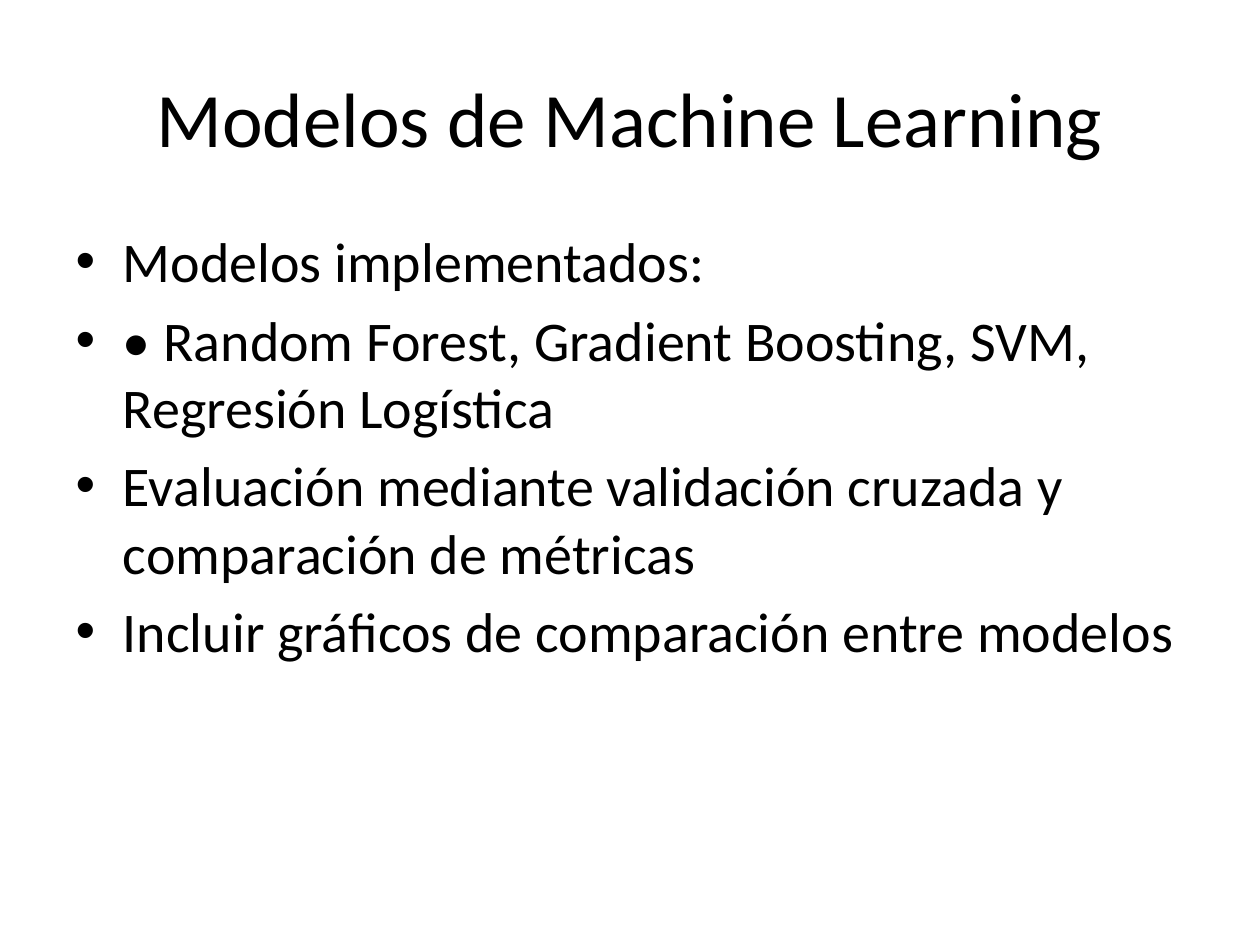
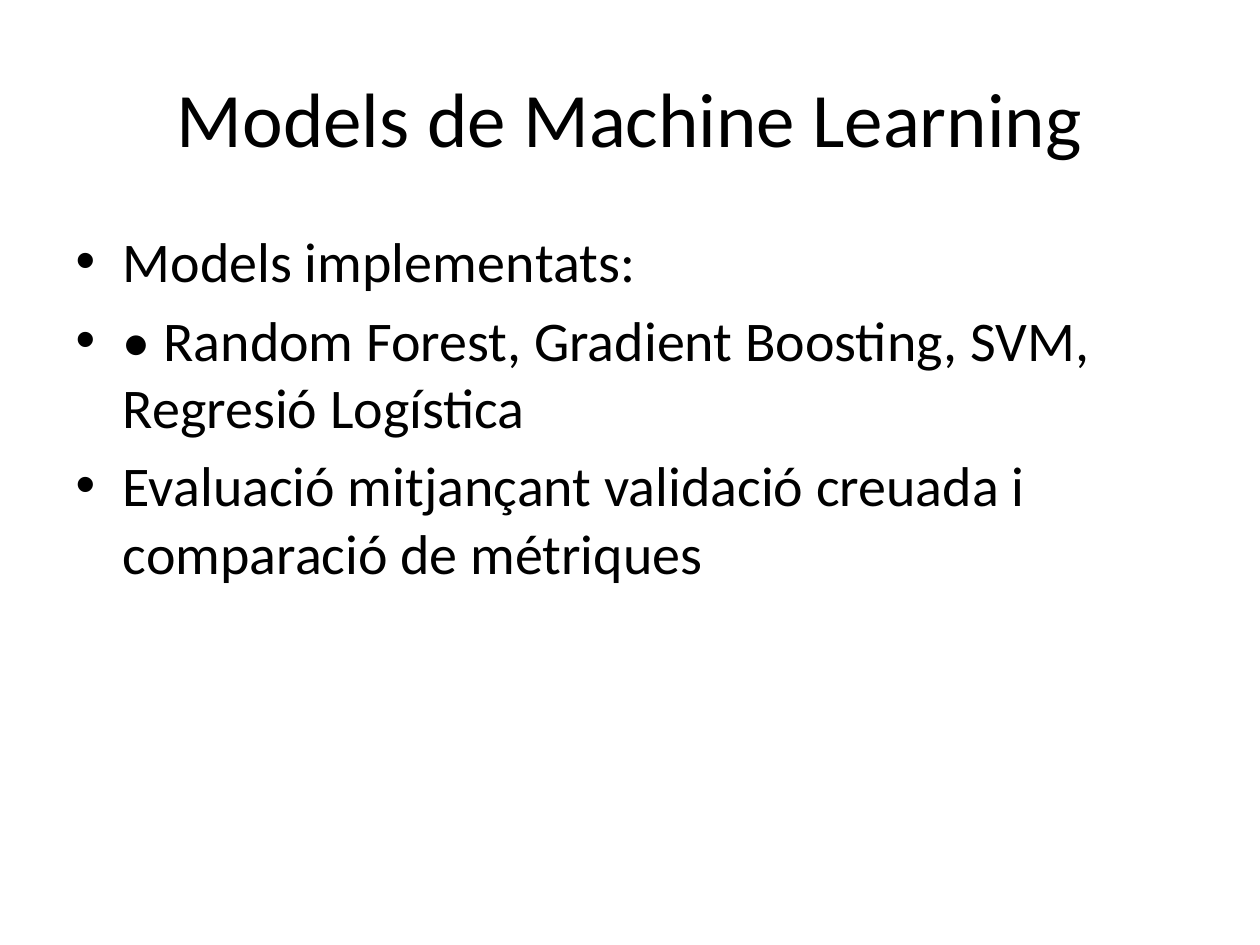
Before and after one commit to OlVeRaS94/PROYECTO-PIA-OFERTAS, a slide deck: slide 14 of presentacion_chollos.pptx (slide 8 before the commit). Drawn at 1260x945 pixels with LibreOffice and Linux fonts; fonts in the diff are those of the drawing. Boxes give left, top, right and bottom in pixels: in the first picture for what was removed or moved away, otherwise in the second. Text is boxed around its words. In the diff, an @@ line names an element or a change of style, - is before the commit and + after.

```diff
--- a/presentacion_chollos.pptx
+++ b/presentacion_chollos.pptx
@@ title at (177,93,1082,161): text changed @@
-Modelos de Machine Learning
+Models de Machine Learning
@@ text at (123,243,1089,583): text changed @@
-• Modelos implementados:
-• • Random Forest, Gradient Boosting, SVM, Regresión Logística
-• Evaluación mediante validación cruzada y comparación de métricas
-• Incluir gráficos de comparación entre modelos
+• Models implementats:
+• • Random Forest, Gradient Boosting, SVM, Regresió Logística
+• Evaluació mitjançant validació creuada i comparació de métriques
```
Also in this commit, not shown: 2 other slides changed, 16 slides added, 5 slides removed.
